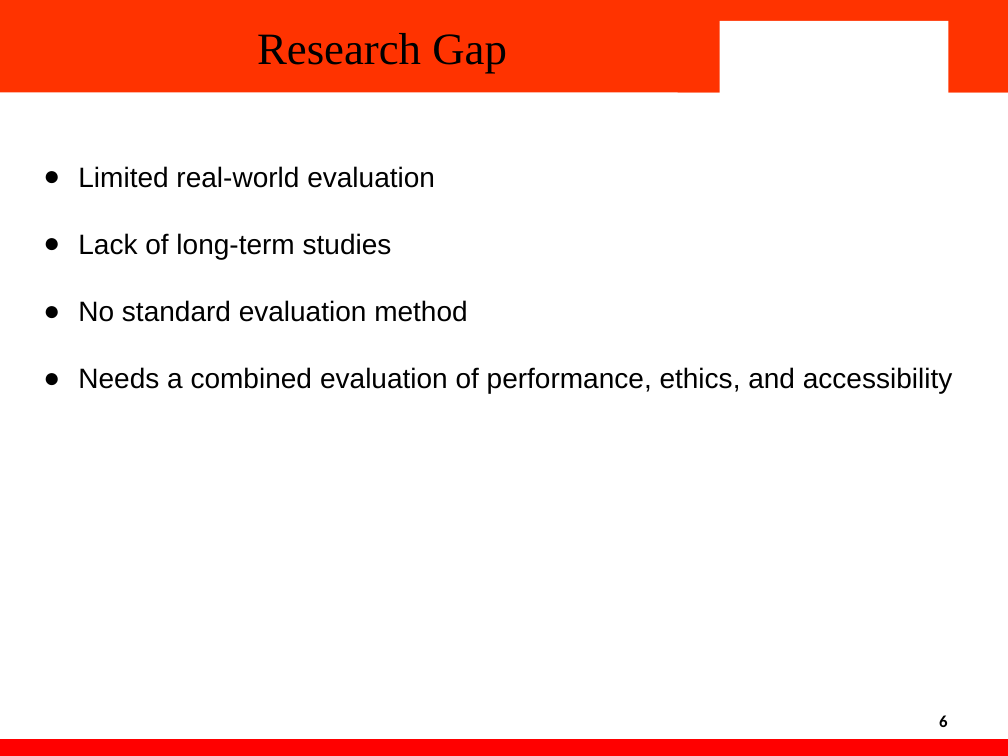
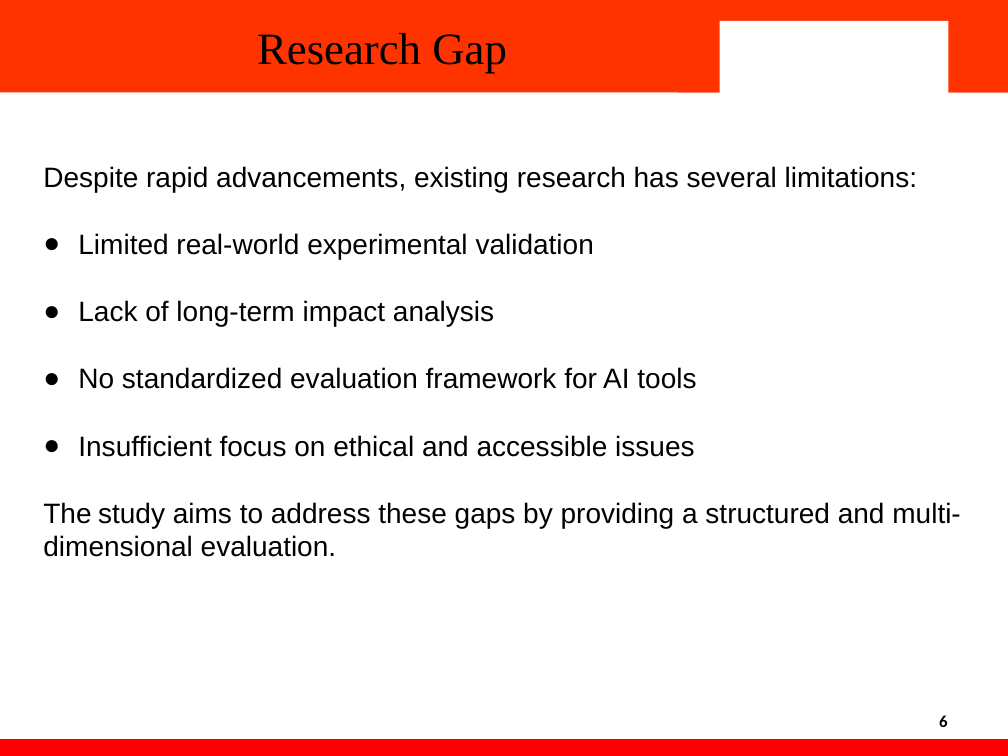
Before and after one commit to Heykrishna/impact-of-ai-on-education, a slide deck: slide 6 of PPT/Final.pptx. Drawn at 1008x756 pixels with LibreOffice and Linux fonts; fonts in the diff are those of the drawing; background and template pictures are left out. Boxes give left, top, right and bottom in pixels: in the first picture for what was removed or moved away, otherwise in the second. Text is boxed around its words. In the diff, an @@ line names an element or a change of style, - is before the commit and + after.

```diff
--- a/PPT/Final.pptx
+++ b/PPT/Final.pptx
@@ text at (43, 166, 961, 557): text changed @@
-● Limited real-world evaluation
-● Lack of long-term studies
-● No standard evaluation method
-● Needs a combined evaluation of performance, ethics, and accessibility
+Despite rapid advancements, existing research has several limitations:
+● Limited real-world experimental validation
+● Lack of long-term impact analysis
+● No standardized evaluation framework for AI tools
+● Insufficient focus on ethical and accessible issues
+The study aims to address these gaps by providing a structured and multi-dimensional evaluation.
```
Also in this commit, not shown: 16 other slides changed, 3 slides removed.
